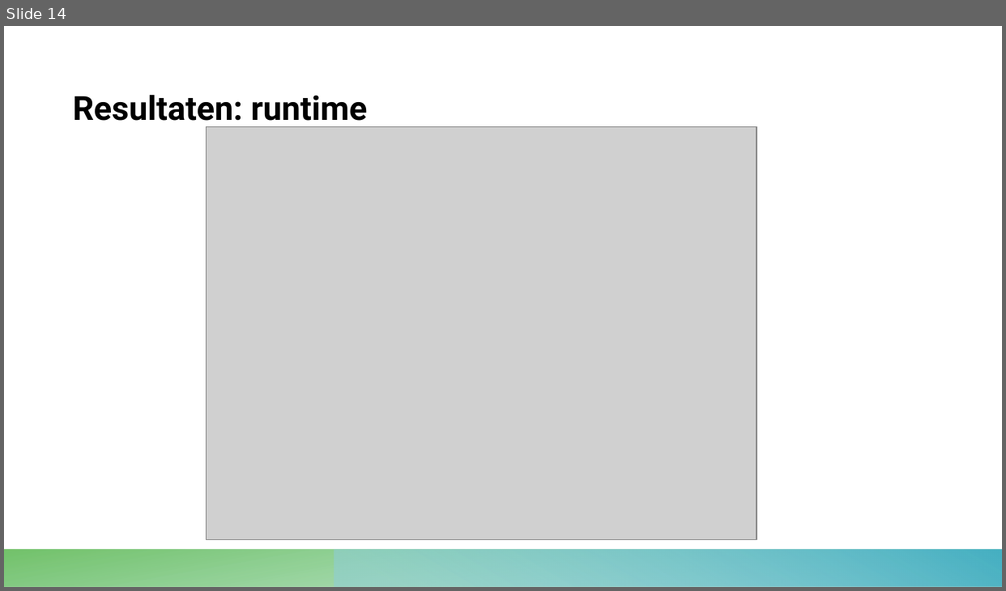
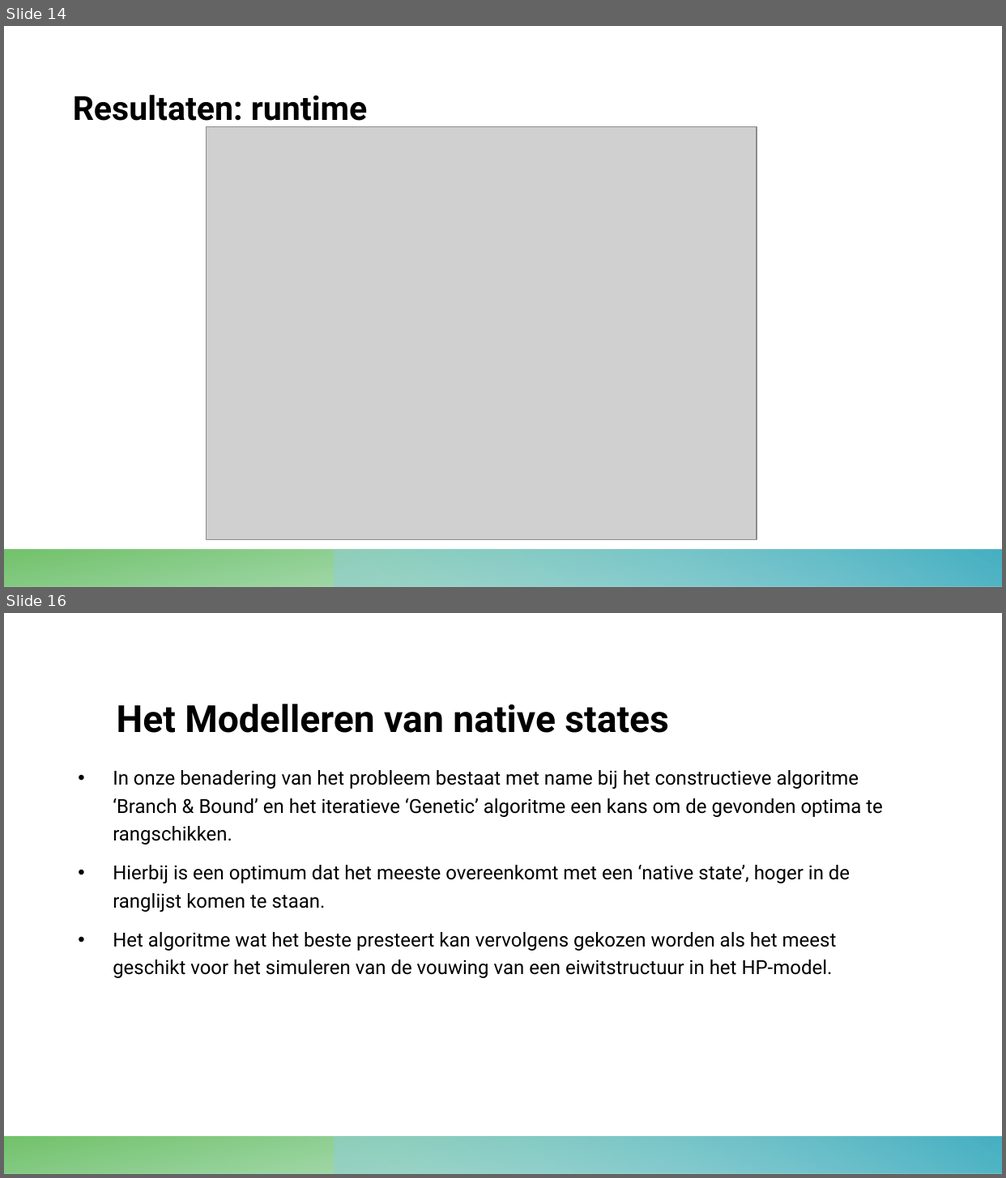
Before and after one commit to 10639780/proti, a slide deck: presentatie/protidefpres.pptx. Shown one above the other, each under a label of ours: slide 14 before the commit, slides 14 and 16 after it; the slides between them are not shown. The pictures are 1006x591 and 1006x1178 pixels, drawn with LibreOffice and Linux fonts; fonts in the diff are those of the drawing; grey boxes stand for pictures. Boxes give left, top, right and bottom in pixels: in the first picture for what was removed or moved away, otherwise in the second. Text is boxed around its words. In the diff, an @@ line names an element or a change of style, - is before the commit and + after.

```diff
--- a/presentatie/protidefpres.pptx
+++ b/presentatie/protidefpres.pptx
@@ slide 16 added at bbox=[4, 613, 1002, 1174], background #FFFFFF; not listed: 2 template elements that a slide beside it also shows @@
@@ title added at bbox=[117, 704, 668, 733], 27 pt, text #000000, bold @@
+Het Modelleren van native states
@@ text added at bbox=[113, 770, 883, 978], 14 pt, text #000000 @@
+• In onze benadering van het probleem bestaat met name bij het constructieve algoritme ‘Branch & Bound’ en het iteratieve ‘Genetic’ algoritme een kans om de gevonden optima te rangschikken.
+• Hierbij is een optimum dat het meeste overeenkomt met een ‘native state’, hoger in de ranglijst komen te staan.
+• Het algoritme wat het beste presteert kan vervolgens gekozen worden als het meest geschikt voor het simuleren van de vouwing van een eiwitstructuur in het HP-model.
```
Also in this commit, not shown: 1 slide changed.
